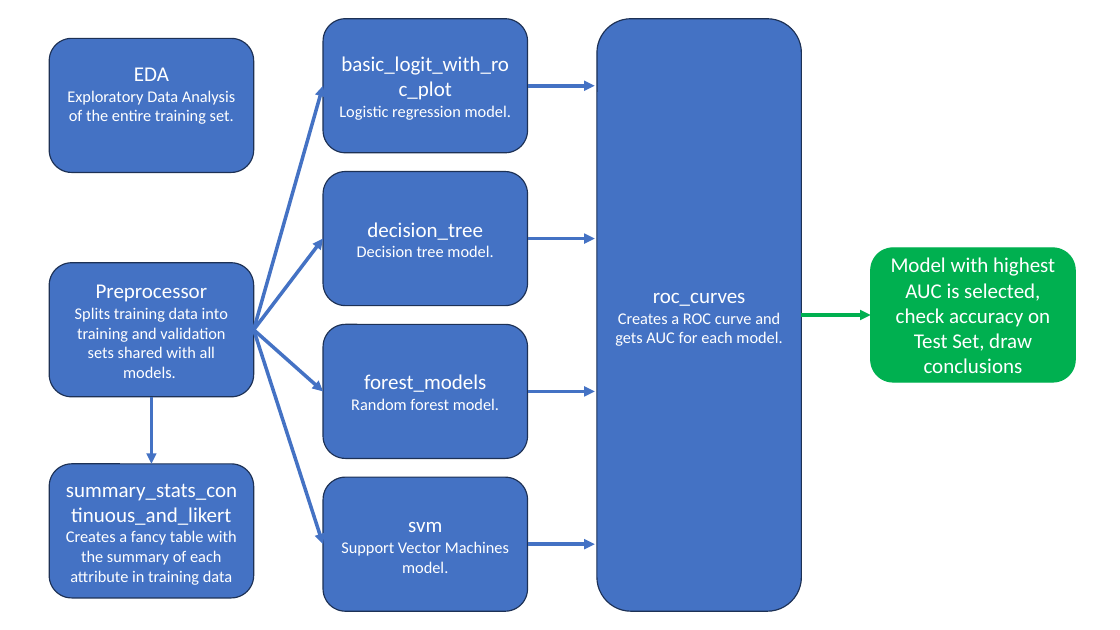
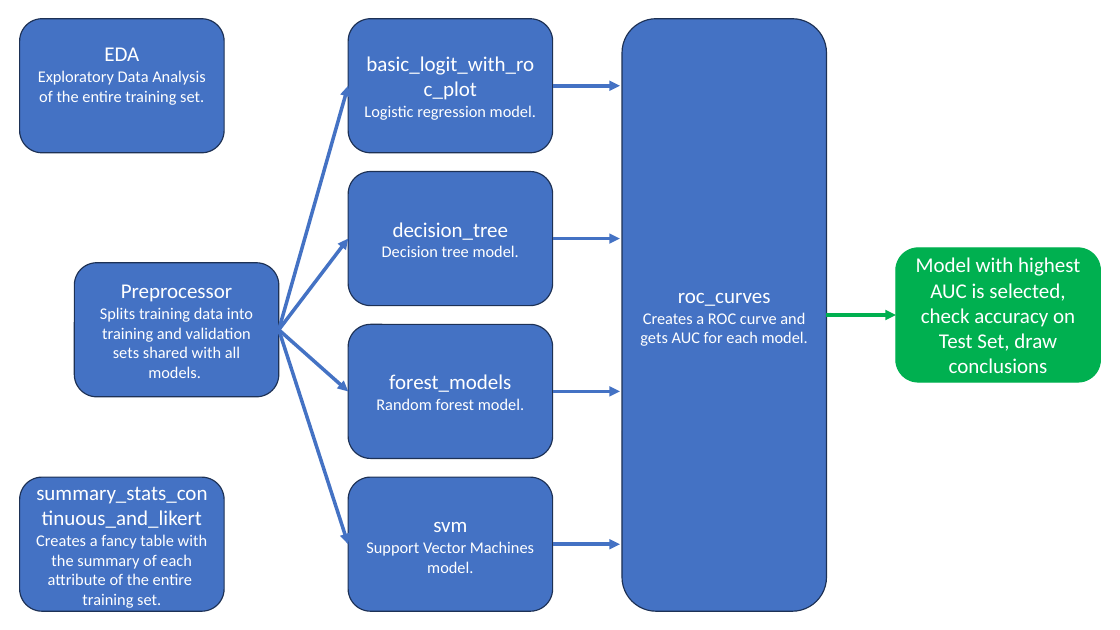
Before and after one commit to MGT-6203-Summer-2023-Edx/Team-6, a slide deck: slide 1 of Code_Diagram.pptx. Drawn at 1120x630 pixels with LibreOffice and Linux fonts; fonts in the diff are those of the drawing. Boxes give left, top, right and bottom in pixels: in the first picture for what was removed or moved away, otherwise in the second. Text is boxed around its words. In the diff, an @@ line names an element or a change of style, - is before the commit and + after.

```diff
--- a/Code_Diagram.pptx
+++ b/Code_Diagram.pptx
@@ rounded rectangle "EDA" moved from (x1=50, y1=39, x2=254, y2=173) to (x1=19, y1=18, x2=223, y2=153) @@
@@ 9 arrows, 7 rounded rectangles moved together from (x1=50, y1=18, x2=1075, y2=612) to (x1=74, y1=18, x2=1101, y2=612) @@
@@ arrow removed from (151, 397) to (151, 464) @@
@@ rounded rectangle "summary_stats_continuous_and_likert" moved from (x1=50, y1=464, x2=254, y2=598) to (x1=19, y1=477, x2=223, y2=612) @@
@@ text in rounded rectangle at (x1=36, y1=534, x2=207, y2=608): text changed @@
-Creates a fancy table with the summary of each attribute in training data
+Creates a fancy table with the summary of each attribute of the entire training set.
```
Also in this commit, not shown: 1 other file.
